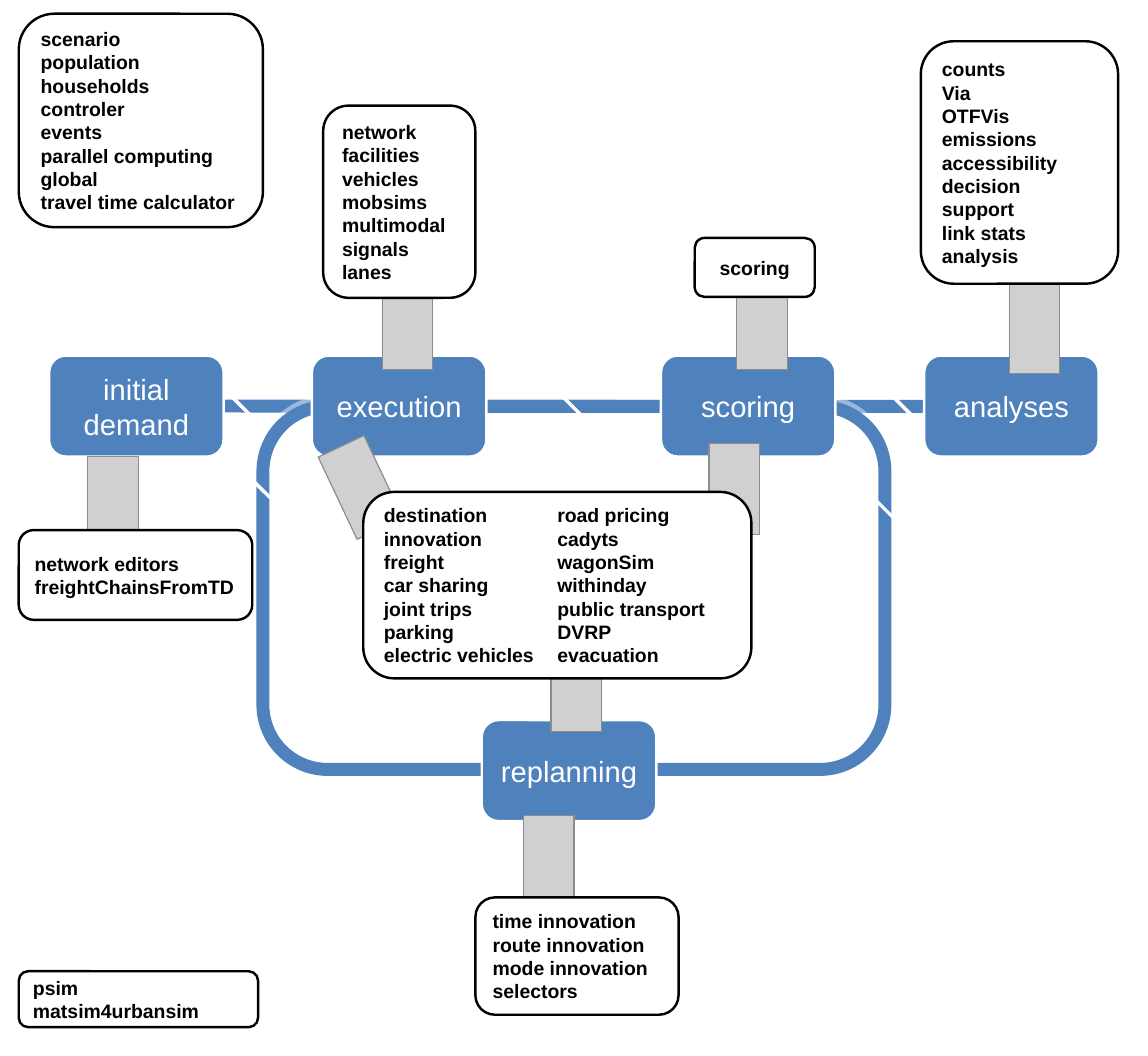
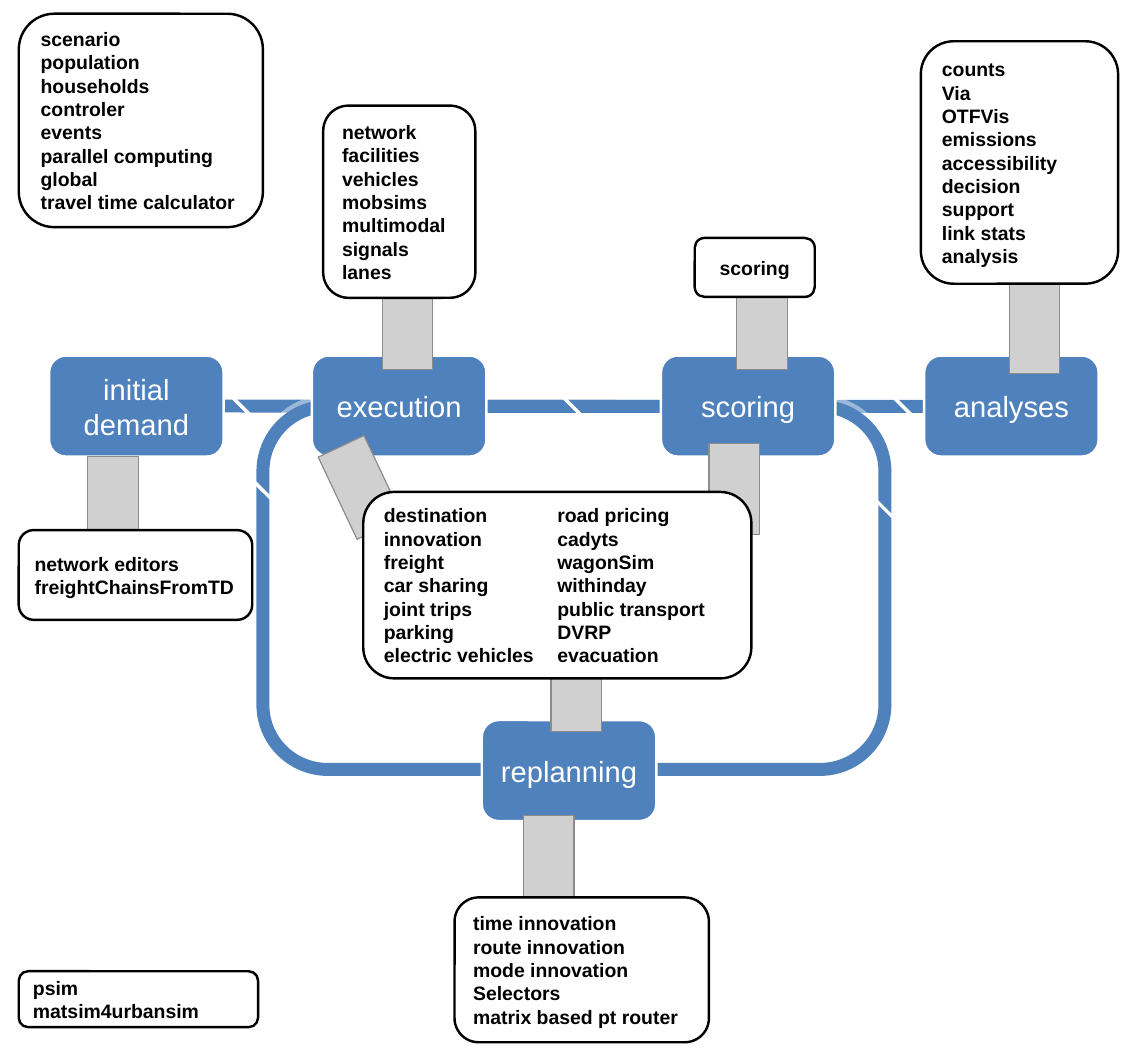
Before and after one commit to sashigurram/book, a slide deck: slide 1 of extending/figures/modules.pptx. Drawn at 1148x1056 pixels with LibreOffice and Linux fonts; fonts in the diff are those of the drawing; grey boxes stand for pictures; background and template pictures are left out. Boxes give left, top, right and bottom in pixels: in the first picture for what was removed or moved away, otherwise in the second. Text is boxed around its words. In the diff, an @@ line names an element or a change of style, - is before the commit and + after.

Commit message:
matrix based pt router

```diff
--- a/extending/figures/modules.pptx
+++ b/extending/figures/modules.pptx
@@ rounded rectangle "time innovation": place and size @@
-rounded rectangle "time innovation" at (476,898,679,1016)
+rounded rectangle "time innovation" at (455,898,709,1043)
@@ text in rounded rectangle at (473,986,678,1028): text changed @@
-selectors
+Selectors
+matrix based pt router
```
Also in this commit, not shown: 1 other file.
